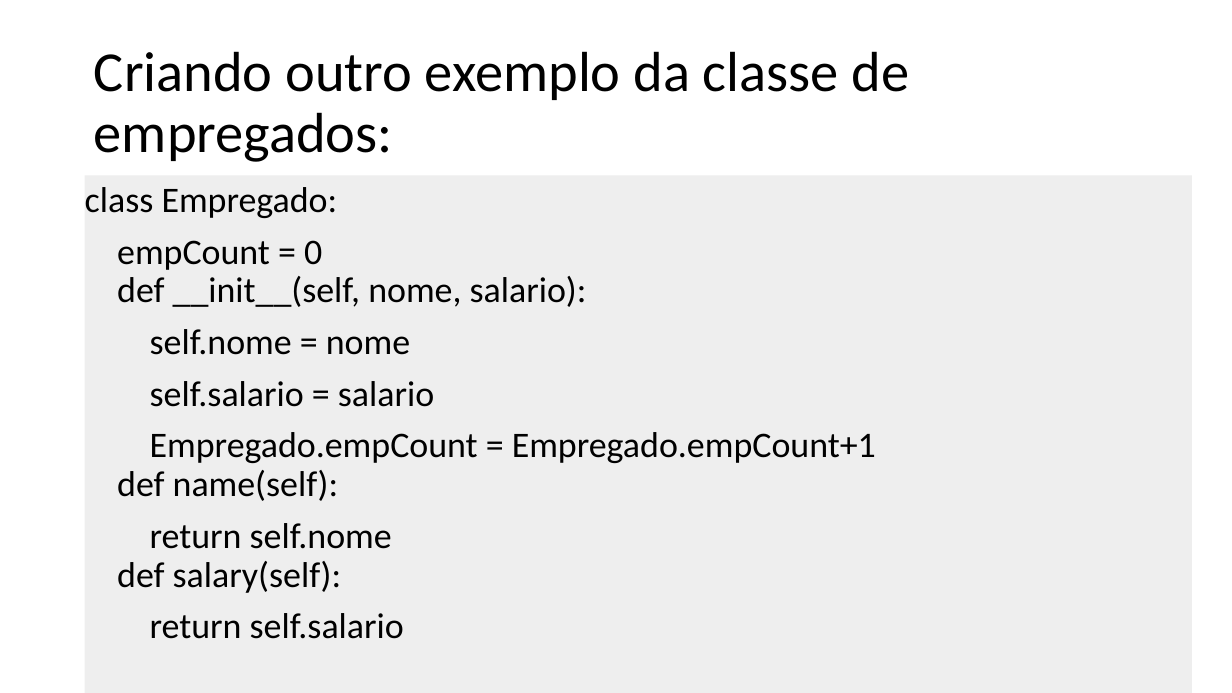
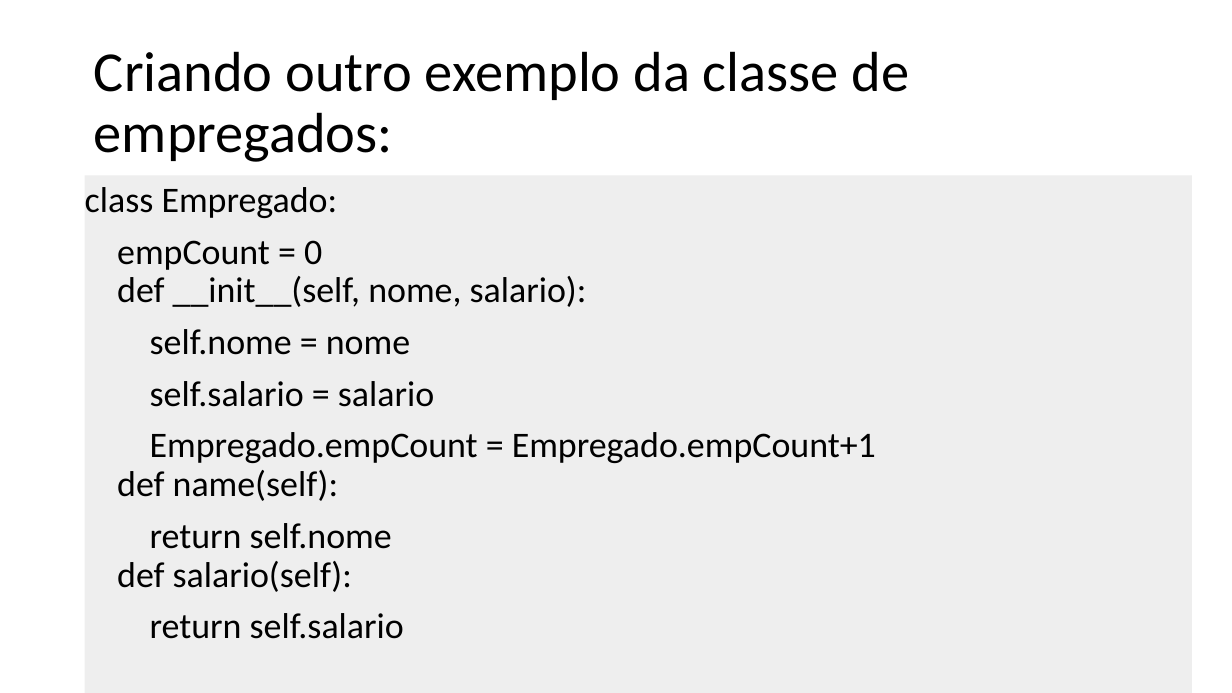
Before and after one commit to dourivaljunior/Curso-de-Python, a slide deck: slide 30 of aula classe em python.pptx (slide 28 before the commit). Drawn at 1232x693 pixels with LibreOffice and Linux fonts; fonts in the diff are those of the drawing. Boxes give left, top, right and bottom in pixels: in the first picture for what was removed or moved away, otherwise in the second. Text is boxed around its words. In the diff, an @@ line names an element or a change of style, - is before the commit and + after.

```diff
--- a/aula classe em python.pptx
+++ b/aula classe em python.pptx
@@ text at (117, 523, 392, 592): text changed @@
-return self.nome
-def salary(self):
+return self.nome
+def salario(self):
```
Also in this commit, not shown: 5 other slides changed, 15 slides added, 4 slides removed.
